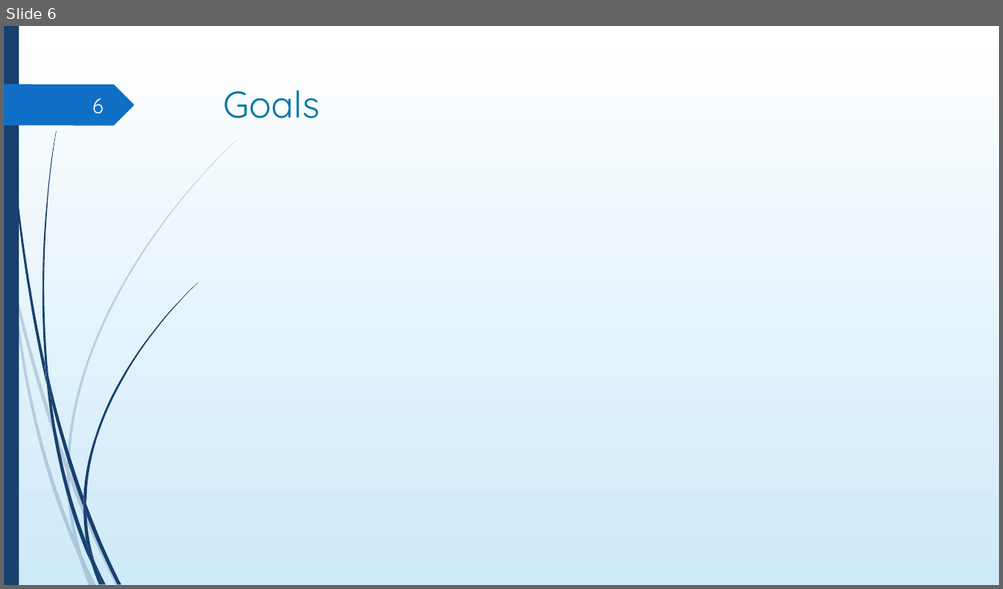
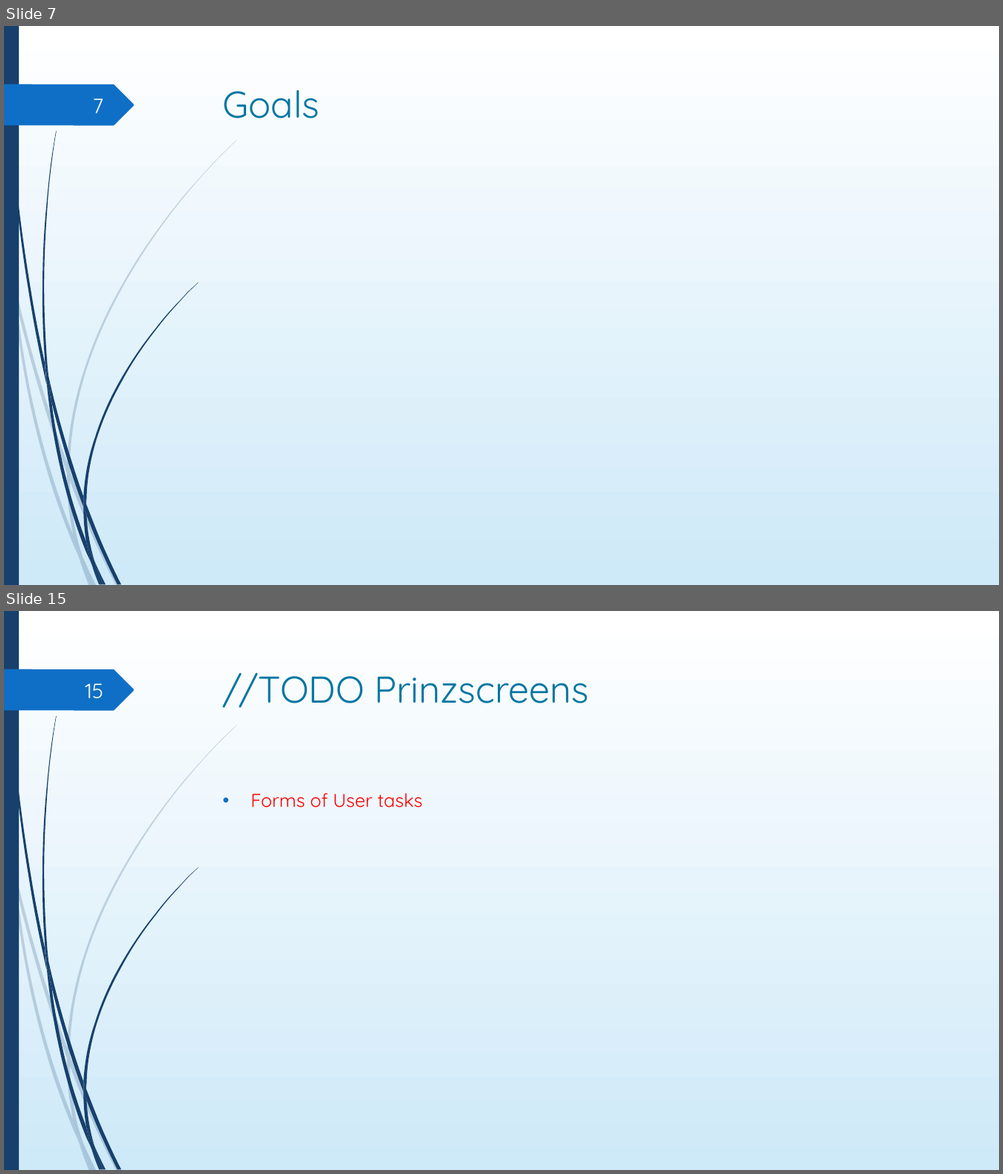
Before and after one commit to DigiBP/digibp-monterosa, a slide deck: Doc/DBP_presentation.pptx. Shown one above the other, each under a label of ours: slide 6 before the commit, slides 7 and 15 after it; the slides between them are not shown. The pictures are 1003x589 and 1003x1174 pixels, drawn with LibreOffice and Linux fonts; fonts in the diff are those of the drawing; background and template pictures are left out. Boxes give left, top, right and bottom in pixels: in the first picture for what was removed or moved away, otherwise in the second. Text is boxed around its words. In the diff, an @@ line names an element or a change of style, - is before the commit and + after.

```diff
--- a/Doc/DBP_presentation.pptx
+++ b/Doc/DBP_presentation.pptx
@@ slide 15 added at (x1=4, y1=611, x2=999, y2=1170), background gradient #FFFFFF to #CEEAF9; not listed: 24 template elements that a slide beside it also shows @@
@@ title added at (x1=223, y1=672, x2=589, y2=708), 36 pt, text #0076A3 @@
+//TODO Prinzscreens
@@ page number added at (x1=85, y1=684, x2=104, y2=698), 20 pt, text #FEFFFF @@
+15
@@ text added at (x1=250, y1=793, x2=423, y2=808), 18 pt, text #FF0000 @@
+• Forms of User tasks
@@ what was slide 6 is now slide 7 @@
@@ page number at (x1=93, y1=99, x2=104, y2=113): text changed @@
-6
+7
```
Also in this commit, not shown: 2 slides changed, 7 other slides added, 1 slide removed, 3 other files.
